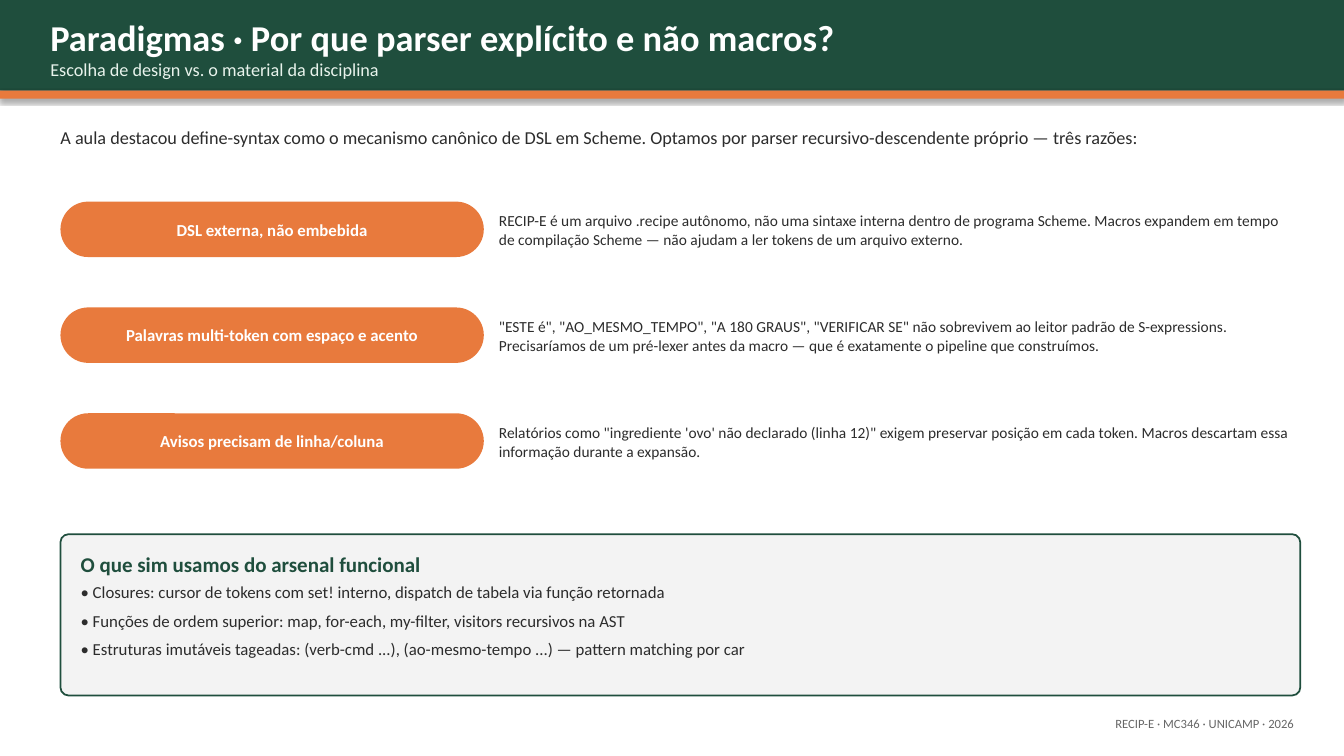
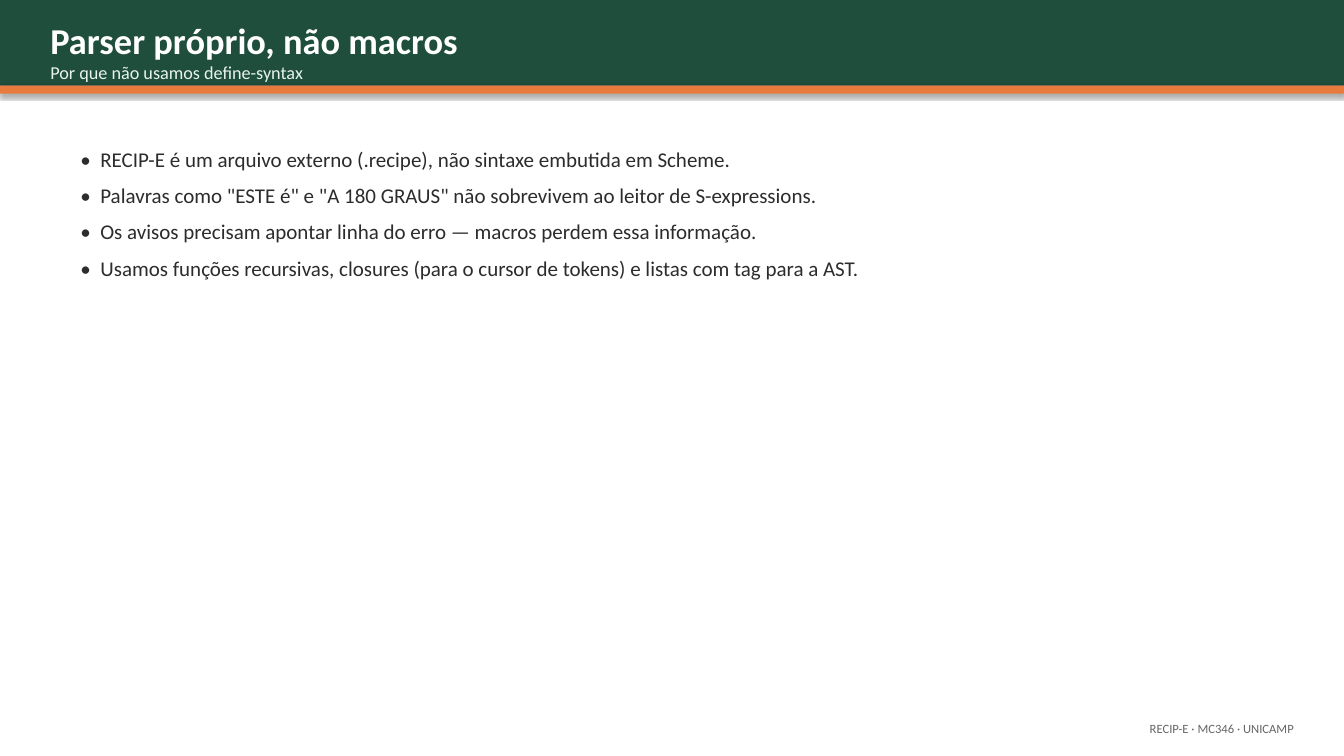
Before and after one commit to joao-victor-s/RestaurantedoChefeRemy, a slide deck: slide 9 of RECIP-E_Apresentacao_Final.pptx (slide 13 before the commit). Drawn at 1344x756 pixels with LibreOffice and Linux fonts; fonts in the diff are those of the drawing. Boxes give left, top, right and bottom in pixels: in the first picture for what was removed or moved away, otherwise in the second. Text is boxed around its words. In the diff, an @@ line names an element or a change of style, - is before the commit and + after.

Commit message:
docs: simplifica README e apresentacao
- Encurta Discussao/Conclusao no README, remove referencias a cronograma
  e mantem justificativa das 3 diferencas + porque parser em vez de macros.
- Reduz slides de 17 para 10 (capa, ideia, recap, 3 mudancas, pipeline,
  validacao, 2 demos, macros vs parser, obrigado).
- Remove PLANO_FINAL.md (documento historico de finalizacao).
- Remove restart_run_all.png (nao mais referenciado nos slides).

```diff
--- a/RECIP-E_Apresentacao_Final.pptx
+++ b/RECIP-E_Apresentacao_Final.pptx
@@ rectangle: place and size @@
-rectangle at (0,0,1344,91)
+rectangle at (0,0,1344,86)
@@ text at (50,28,457,82): text changed; size 26 to 13 pt; text colour #FFFFFF to #E8F3EC; bold off @@
-Paradigmas · Por que parser explícito e não macros?
-Escolha de design vs. o material da disciplina
+Parser próprio, não macros
+Por que não usamos define-syntax
@@ rectangle: place and size @@
-rectangle at (0,91,1344,99)
+rectangle at (0,86,1344,94)
@@ text removed at (60,131,1137,147) @@
-A aula destacou define-syntax como o mecanismo canônico de DSL em Scheme. Optamos por parser recursivo-descendente próprio — três razões:
@@ text added at (100,152,858,280), 15 pt, text #2C2C2C @@
+• RECIP-E é um arquivo externo (.recipe), não sintaxe embutida em Scheme.
+• Palavras como "ESTE é" e "A 180 GRAUS" não sobrevivem ao leitor de S-expressions.
+• Os avisos precisam apontar linha do erro — macros perdem essa informação.
+• Usamos funções recursivas, closures (para o cursor de tokens) e listas com tag para a AST.
@@ rounded rectangle removed at (60,202,484,257) @@
-DSL externa, não embebida
@@ text removed at (499,215,1278,248) @@
-RECIP-E é um arquivo .recipe autônomo, não uma sintaxe interna dentro de programa Scheme. Macros expandem em tempo de compilação Scheme — não ajudam a ler tokens de um arquivo externo.
@@ rounded rectangle removed at (60,308,484,363) @@
-Palavras multi-token com espaço e acento
@@ text removed at (499,321,1227,354) @@
-"ESTE é", "AO_MESMO_TEMPO", "A 180 GRAUS", "VERIFICAR SE" não sobrevivem ao leitor padrão de S-expressions. Precisaríamos de um pré-lexer antes da macro — que é exatamente o pipeline que construímos.
@@ rounded rectangle removed at (60,413,484,469) @@
-Avisos precisam de linha/coluna
@@ text removed at (499,427,1288,460) @@
-Relatórios como "ingrediente 'ovo' não declarado (linha 12)" exigem preservar posição em cada token. Macros descartam essa informação durante a expansão.
@@ rounded rectangle removed at (60,534,1301,696) @@
@@ text removed at (81,557,745,658) @@
-O que sim usamos do arsenal funcional
-• Closures: cursor de tokens com set! interno, dispatch de tabela via função retornada
-• Funções de ordem superior: map, for-each, my-filter, visitors recursivos na AST
-• Estruturas imutáveis tageadas: (verb-cmd ...), (ao-mesmo-tempo ...) — pattern matching por car
@@ text at (1150,724,1294,733): text changed @@
-RECIP-E · MC346 · UNICAMP · 2026
+RECIP-E · MC346 · UNICAMP
```
Also in this commit, not shown: 5 other slides changed, 4 slides added, 11 slides removed, 3 other files.
